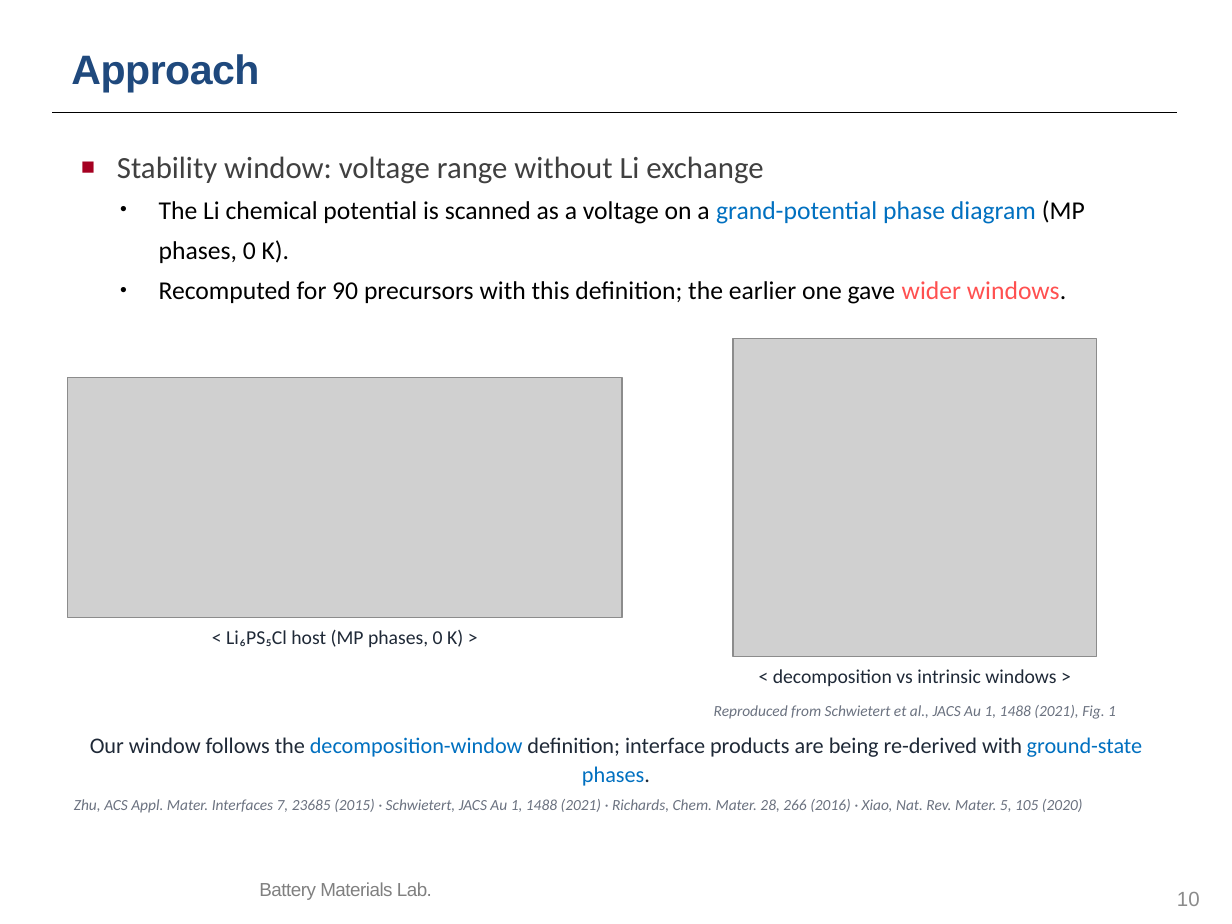
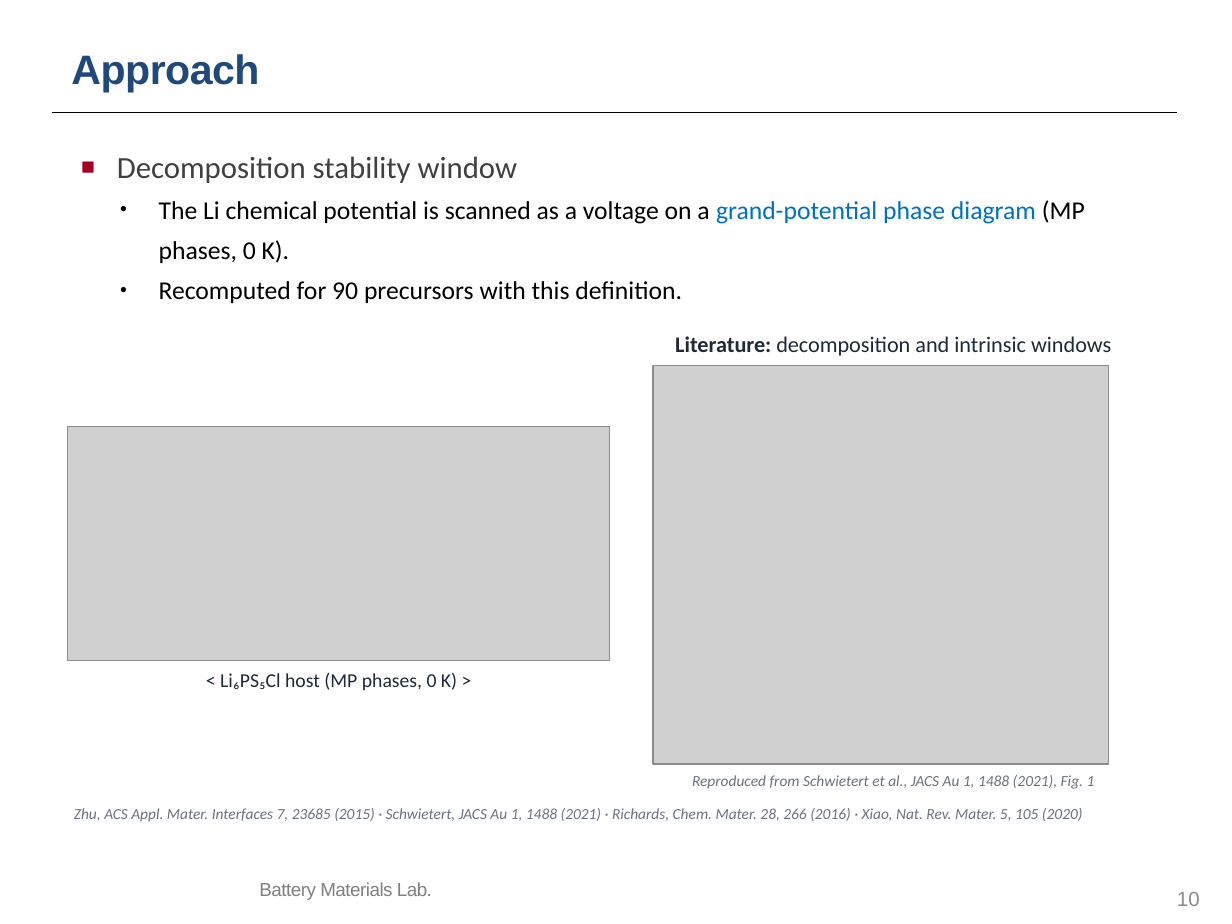
Before and after one commit to yonghoon7153-source/Yonghoon-DEM-DFT, a slide deck: slide 10 of kb/seminars/Research_Seminar_2026_10_13_cascade_progress_lean.pptx. Drawn at 1232x924 pixels with LibreOffice and Linux fonts; fonts in the diff are those of the drawing; grey boxes stand for pictures; background and template pictures are left out. Boxes give left, top, right and bottom in pixels: in the first picture for what was removed or moved away, otherwise in the second. Text is boxed around its words. In the diff, an @@ line names an element or a change of style, - is before the commit and + after.

```diff
--- a/kb/seminars/Research_Seminar_2026_10_13_cascade_progress_lean.pptx
+++ b/kb/seminars/Research_Seminar_2026_10_13_cascade_progress_lean.pptx
@@ text at [117,156,517,183]: text changed @@
-■ Stability window: voltage range without Li exchange
+■ Decomposition stability window
@@ text at [159,281,682,303]: text changed @@
-• Recomputed for 90 precursors with this definition; the earlier one gave wider windows.
+• Recomputed for 90 precursors with this definition.
@@ text at [675,336,1111,356]: text changed; size 11.5 to 13 pt @@
-< decomposition vs intrinsic windows >
+Literature: decomposition and intrinsic windows
@@ picture: place and size @@
-picture at [733,339,1096,657]
+picture at [653,366,1109,764]
@@ picture: place and size @@
-picture at [68,378,622,617]
+picture at [68,426,610,660]
@@ text "< Li₆PS₅Cl host (MP phases, ...": place and size @@
-text "< Li₆PS₅Cl host (MP phases, ..." at [226,630,463,647]
+text "< Li₆PS₅Cl host (MP phases, ..." at [220,673,457,690]
@@ text removed at [90,737,1143,786] @@
-Our window follows the decomposition-window definition; interface products are being re-derived with ground-state phases.
@@ text "Reproduced from Schwietert et al., ...": place and size @@
-text "Reproduced from Schwietert et al., ..." at [714,705,1116,719]
+text "Reproduced from Schwietert et al., ..." at [692,775,1095,789]
@@ text "Zhu, ACS Appl. Mater. Interfaces ...": place and size @@
-text "Zhu, ACS Appl. Mater. Interfaces ..." at [74,799,1083,813]
+text "Zhu, ACS Appl. Mater. Interfaces ..." at [74,808,1083,822]
```
Also in this commit, not shown: 8 other slides changed, 22 other files.
